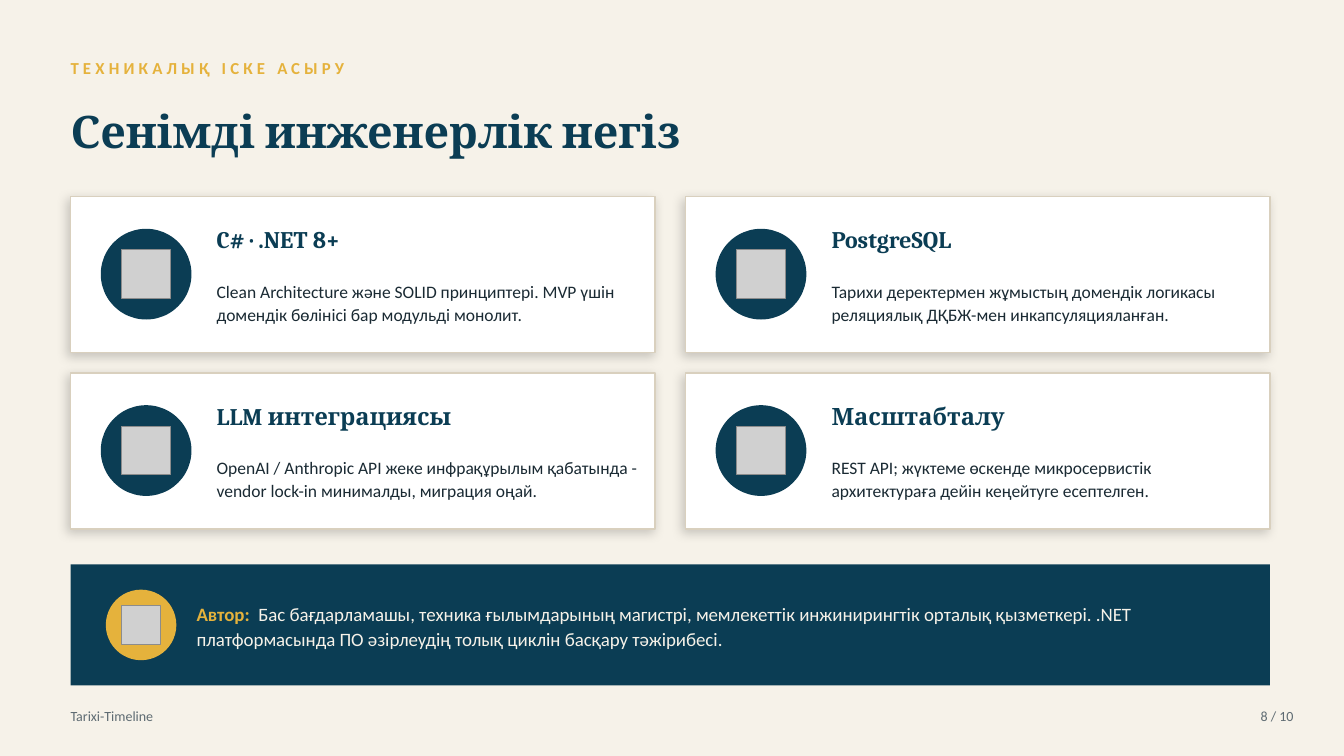
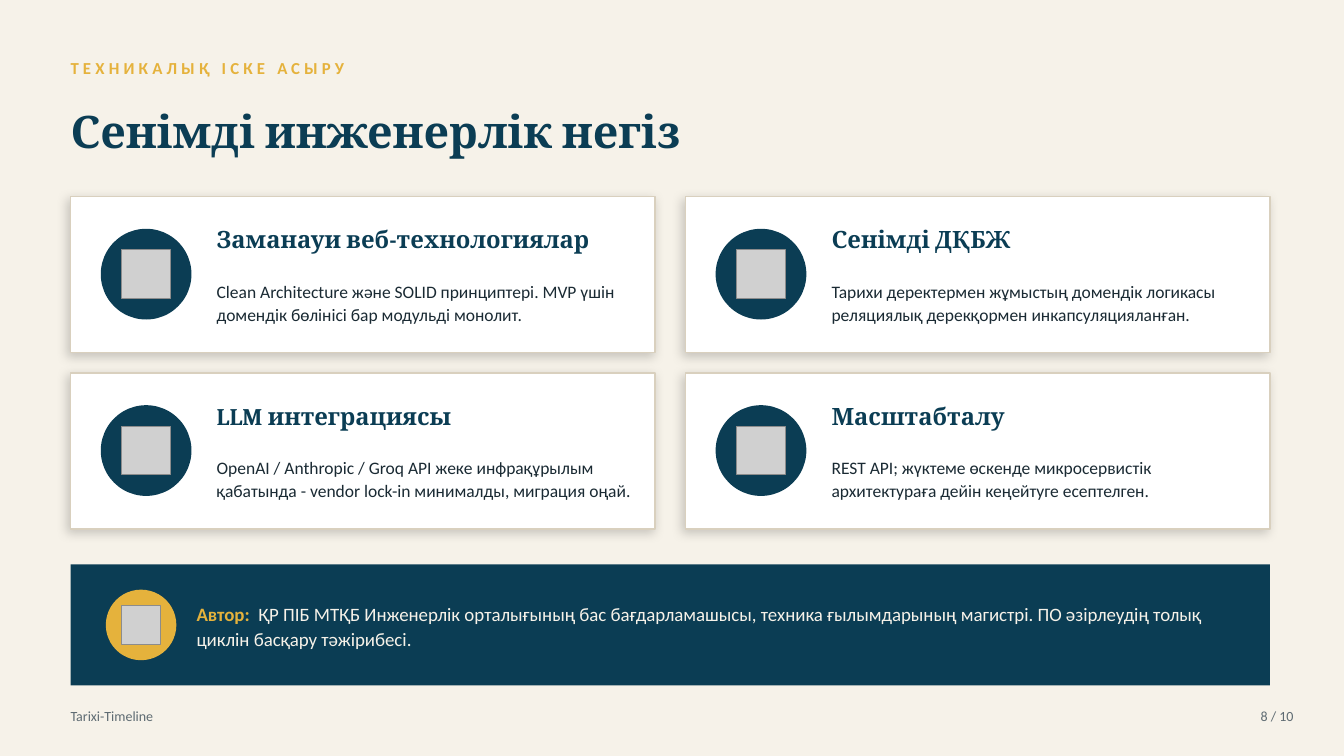
Before and after one commit to bekarazhan/tarixi-timeline, a slide deck: slide 8 of grant-presentation/Tarixi-Timeline_Tauelsizdik_urpaqtary.pptx. Drawn at 1344x756 pixels with LibreOffice and Linux fonts; fonts in the diff are those of the drawing; grey boxes stand for pictures. Boxes give left, top, right and bottom in pixels: in the first picture for what was removed or moved away, otherwise in the second. Text is boxed around its words. In the diff, an @@ line names an element or a change of style, - is before the commit and + after.

```diff
--- a/grant-presentation/Tarixi-Timeline_Tauelsizdik_urpaqtary.pptx
+++ b/grant-presentation/Tarixi-Timeline_Tauelsizdik_urpaqtary.pptx
@@ text at <box>217,229,590,254</box>: text changed @@
-C# · .NET 8+
+Заманауи веб-технологиялар
@@ text at <box>832,229,1010,253</box>: text changed @@
-PostgreSQL
+Сенімді ДҚБЖ
@@ text at <box>832,286,1215,324</box>: text changed @@
-Тарихи деректермен жұмыстың домендік логикасы реляциялық ДҚБЖ-мен инкапсуляцияланған.
+Тарихи деректермен жұмыстың домендік логикасы реляциялық дерекқормен инкапсуляцияланған.
@@ text at <box>217,462,630,500</box>: text changed @@
-OpenAI / Anthropic API жеке инфрақұрылым қабатында - vendor lock-in минималды, миграция оңай.
+OpenAI / Anthropic / Groq API жеке инфрақұрылым қабатында - vendor lock-in минималды, миграция оңай.
@@ text at <box>197,608,1201,649</box>: text changed @@
-Автор: Бас бағдарламашы, техника ғылымдарының магистрі, мемлекеттік инжинирингтік орталық қызметкері. .NET платформасында ПО әзірлеудің толық циклін басқару тәжірибесі.
+Автор: ҚР ПІБ МТҚБ Инженерлік орталығының бас бағдарламашысы, техника ғылымдарының магистрі. ПО әзірлеудің толық циклін басқару тәжірибесі.
```
Also in this commit, not shown: 2 other slides changed, 2 other files.
